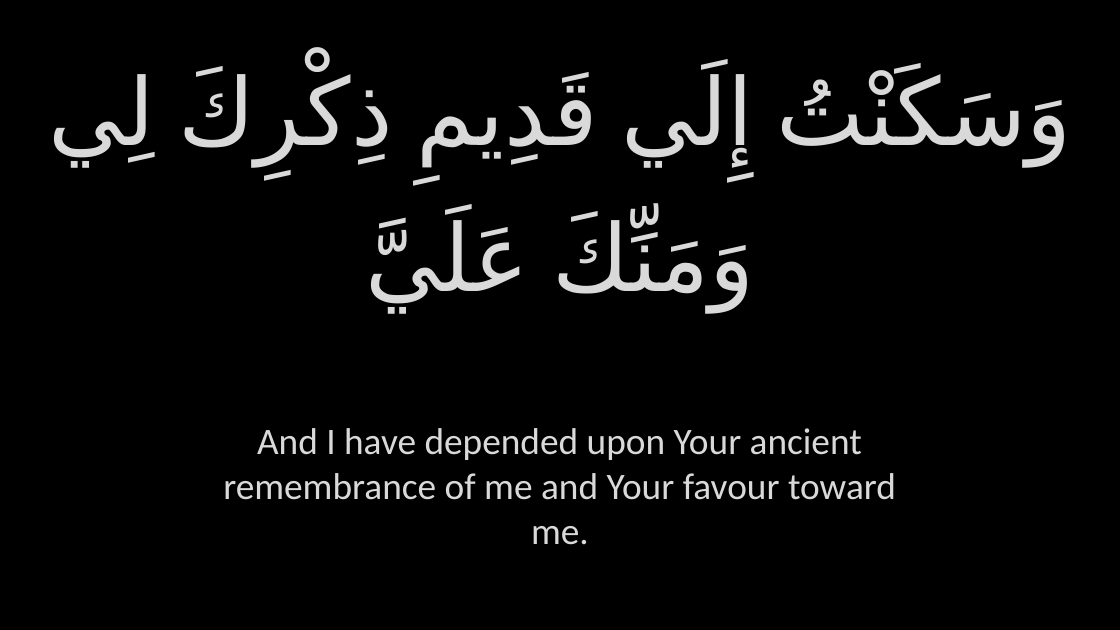
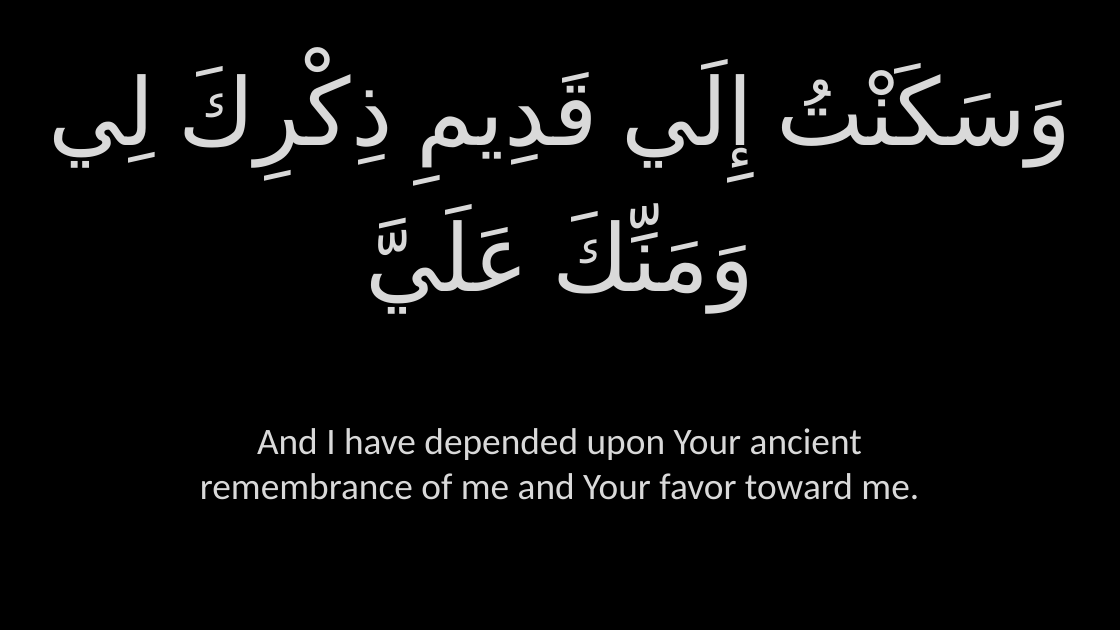
Before and after one commit to GhayurH/Slides, a slide deck: slide 46 of Slides/PPTs/Aza - Dua Kumayl.pptx. Drawn at 1120x630 pixels with LibreOffice and Linux fonts; fonts in the diff are those of the drawing; background and template pictures are left out. Boxes give left, top, right and bottom in pixels: in the first picture for what was removed or moved away, otherwise in the second. Text is boxed around its words. In the diff, an @@ line names an element or a change of style, - is before the commit and + after.

```diff
--- a/Slides/PPTs/Aza - Dua Kumayl.pptx
+++ b/Slides/PPTs/Aza - Dua Kumayl.pptx
@@ text at <box>200,428,919,500</box>: text changed @@
-And I have depended upon Your ancient remembrance of me and Your favour toward me.
+And I have depended upon Your ancient remembrance of me and Your favor toward me.
```
Also in this commit, not shown: 64 other slides changed, 10 other files.
